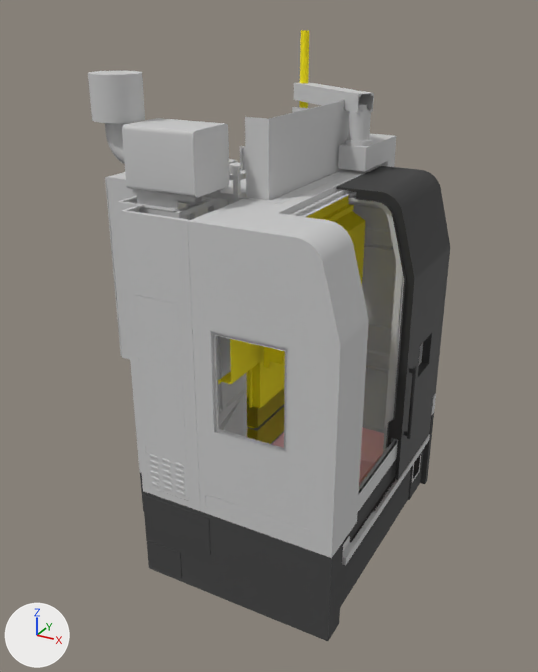
Renders of the FBX model Assets/Project/3D/A.FBX from each side of a commit.
Both versions are drawn from a camera (50 mm lens) standing at (2.86, -5.2, 4.43) and looking at (0.02, -0.04, 1.85). Lighting does not change. The marker at lower left points along +X, +Y and +Z. Where no turn or scale is listed for an object, it has been applied to the vertices.

Names of what the first picture shows: 'Base', 'Door'.
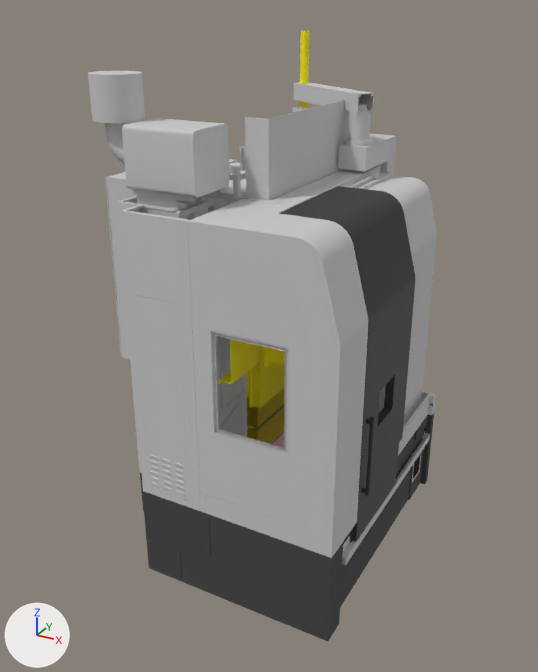
Boxes (x1, y1, x2, y2) around the edits, measured in the pictures (538 x 672 px):
```json
{"object": "DoorL", "change": "added", "after": [280, 186, 415, 541], "on screen": "black"}
{"object": "Door", "change": "deleted", "before": [336, 166, 450, 480], "on screen": "black"}
```

Scene script edits in JSON lines:
```json
{"op": "add", "block": "me_mesh_001_1", "code": ["me_mesh_001_1 = bpy.data.meshes.new('Mesh.001')", "me_mesh_001_1.from_pydata(...)  # 967 vertices, 1777 faces; spans x -0.1..0.64, y -0.66..0.35, z 0.6..3.1", "me_mesh_001_1.materials.append(mat_metal_black)  # black #323232"]}
{"op": "remove", "block": "ob_door", "code": ["ob_door = bpy.data.objects.new('Door', me_mesh_001)", "ob_door.location = (0.62, -0.17, 0.06)"]}
{"op": "add", "block": "ob_doorl", "code": ["ob_doorl = bpy.data.objects.new('DoorL', me_mesh_001_1)", "ob_doorl.location = (0.62, -0.17, 0.06)"]}
```
